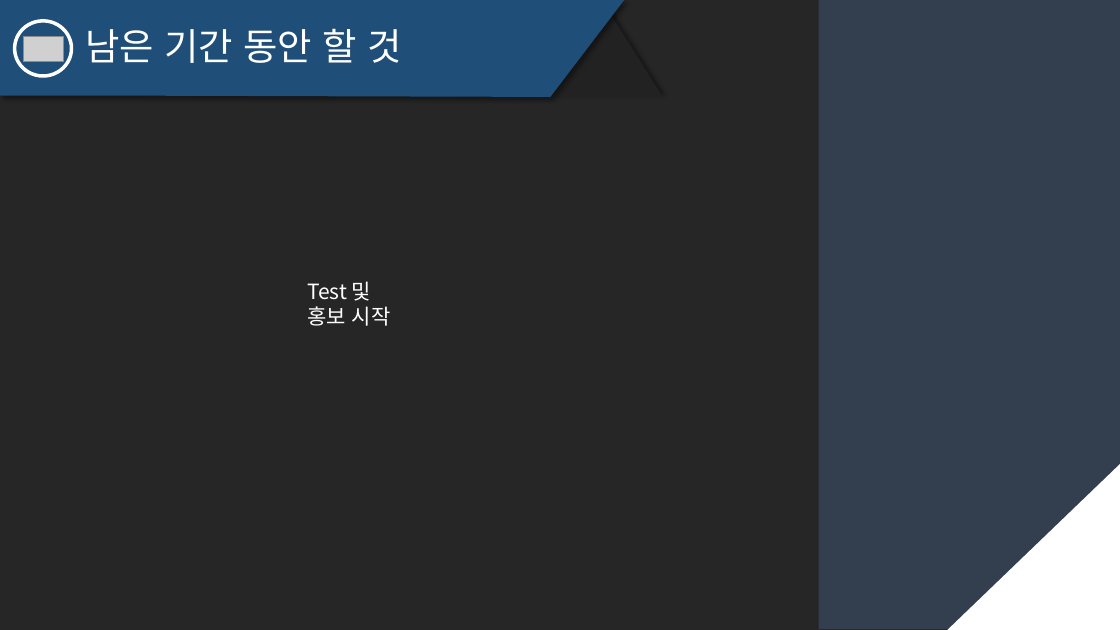
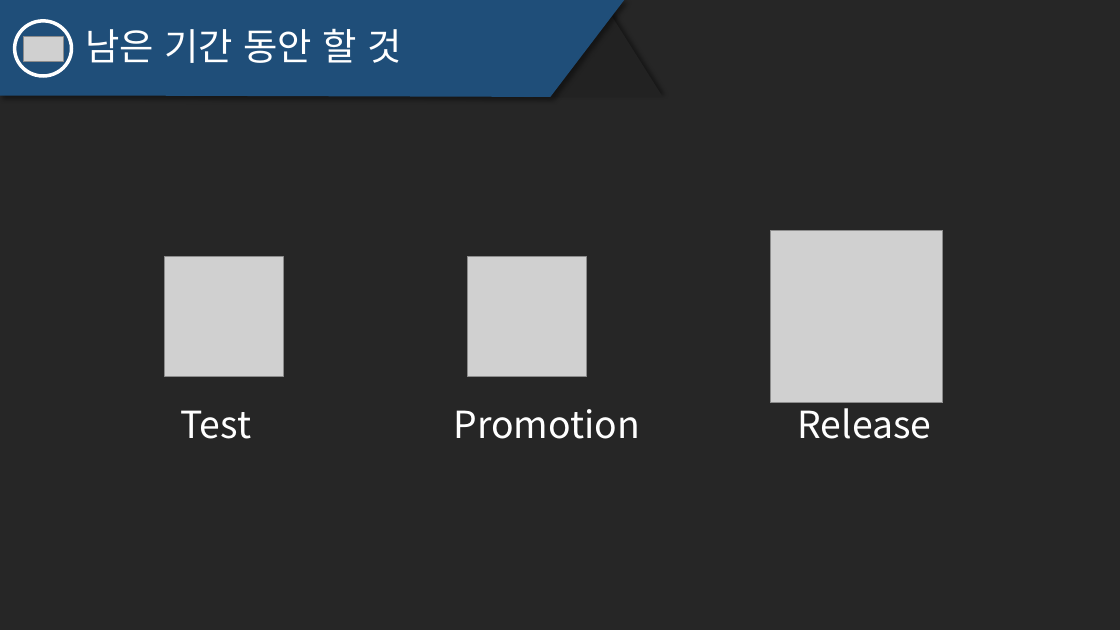
Before and after one commit to JSungMin/MomentFlow05, a slide deck: slide 6 of Documents/소마문서/발표PPT/MomentFlow4차역량강화스터디.pptx (slide 7 before the commit). Drawn at 1120x630 pixels with LibreOffice and Linux fonts; fonts in the diff are those of the drawing; grey boxes stand for pictures. Boxes give left, top, right and bottom in pixels: in the first picture for what was removed or moved away, otherwise in the second. Text is boxed around its words. In the diff, an @@ line names an element or a change of style, - is before the commit and + after.

```diff
--- a/Documents/소마문서/발표PPT/MomentFlow4차역량강화스터디.pptx
+++ b/Documents/소마문서/발표PPT/MomentFlow4차역량강화스터디.pptx
@@ rectangle removed at (x1=818, y1=0, x2=1120, y2=629) @@
@@ picture added at (x1=770, y1=230, x2=943, y2=402) @@
@@ picture added at (x1=165, y1=257, x2=284, y2=376) @@
@@ picture added at (x1=467, y1=257, x2=586, y2=376) @@
@@ text removed at (x1=307, y1=281, x2=391, y2=326) @@
-Test 및
-홍보 시작
@@ text added at (x1=180, y1=410, x2=251, y2=439), 32 pt, text #FFFFFF @@
+Test
@@ text added at (x1=453, y1=409, x2=640, y2=439), 32 pt, text #FFFFFF @@
+Promotion
@@ text added at (x1=797, y1=400, x2=931, y2=439), 32 pt, text #FFFFFF @@
+Release
@@ right triangle removed at (x1=948, y1=462, x2=1120, y2=630) @@
```
Also in this commit, not shown: 4 other slides changed, 1 slide removed, 21 other files.
